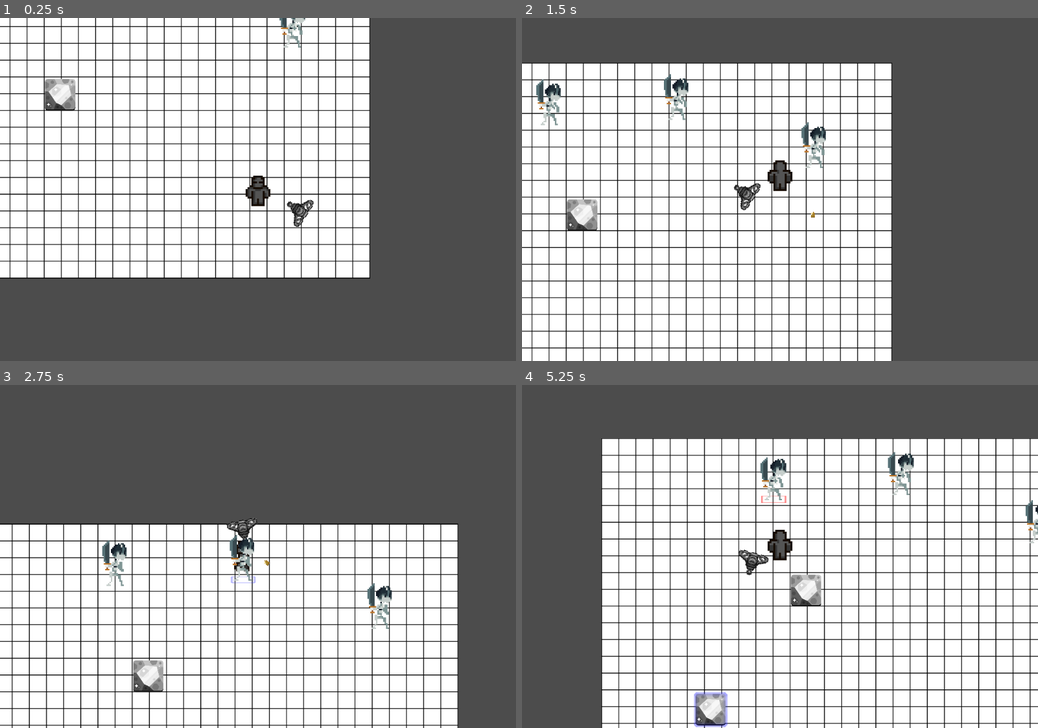
Above: before the commit, frames 1-4 (two rows, left to right).
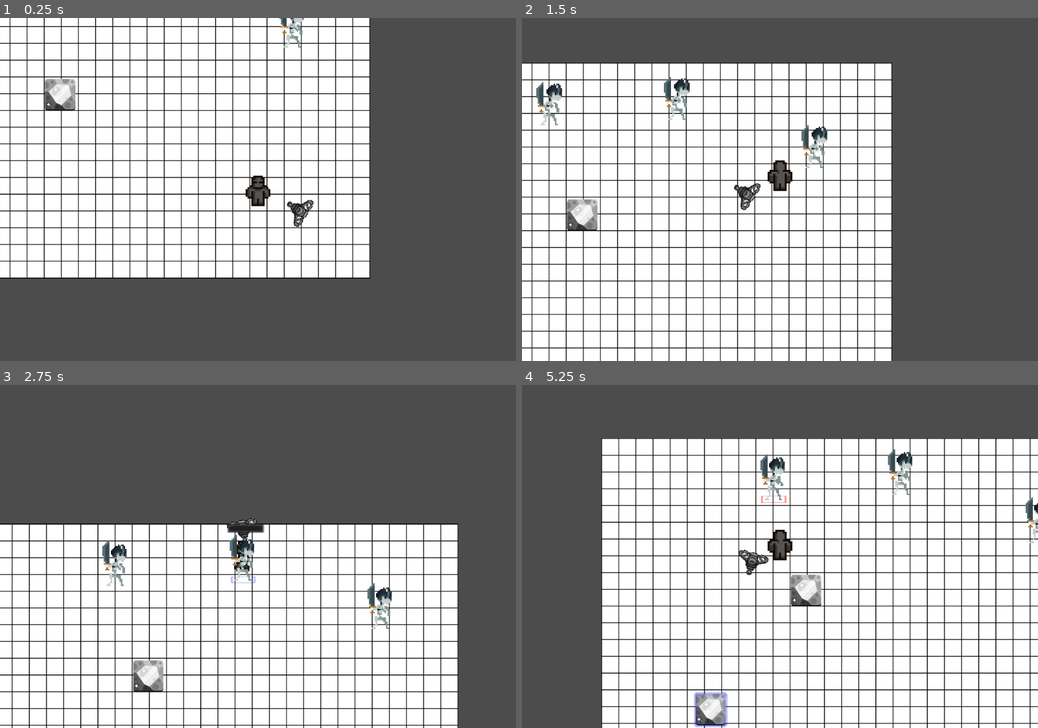
Above: after the commit, the same moments.

Repository: Marin-Clement/Project_Alpha_git
Game: Godot game, scene res://TestMap/TestMain.tscn
The game is run twice, just before and just after one commit, with the same random seed, the same clock (stepped at 60 frames per second) and the same inputs.
Inputs (mouse positions are in pixels of both pictures, inside the frame that each line leads up to):
- Up to frame 1 (0.25 s): no input
- Up to frame 2 (1.5 s): move the mouse to (816, 21) at 0.52 s; press the mouse at (816, 21) at 0.53 s; hold W (up) from 0.53 s (still down); move the mouse to (547, 62) at 1.27 s; release the mouse at (547, 62) at 1.28 s; right-click (547, 62) at 1.35 s; click (547, 62) at 1.42 s
- Up to frame 3 (2.75 s): move the mouse to (154, 532) at 2.02 s; release W (up) at 2.03 s; hold A (left) from 2.03 s (still down); tap Shift (sprint) at 2.1 s; click (154, 532) at 2.17 s
- Up to frame 4 (5.25 s): move the mouse to (671, 676) at 2.77 s; click (671, 676) at 2.85 s; move the mouse to (702, 470) at 3.52 s; release A (left) at 3.53 s; hold S (down) 3.53-4.28 s; hold Right mouse button (right_mouse) 3.53-4.28 s; move the mouse to (707, 714) at 4.27 s; hold D (right) 4.28-5.03 s; tap Shift (sprint) at 4.35 s; click (707, 714) at 4.42 s; move the mouse to (676, 573) at 5.02 s; press the mouse at (676, 573) at 5.03 s; hold W (up) from 5.03 s (still down)

The runs differ from the first frame. In frame 1, less than 0.1% of the frame differs, in the area x 54-60%, y 0-5%; in frame 2, 0.5%; in frame 3, 0.5%, in the area x 21-76%, y 40-71%; in frame 4, 0.5%.

Commit message:
[ADD] enemy health bar

Diff:
--- a/Drone/Bullet.tscn
+++ b/Drone/Bullet.tscn
@@ -12,13 +12,13 @@
 
 [node name="Sprite" type="Sprite" parent="."]
 rotation = 1.5708
-scale = Vector2( 2, 2 )
+scale = Vector2( 1.5, 2 )
 texture = ExtResource( 1 )
 
 [node name="CollisionShape2D" type="CollisionShape2D" parent="."]
 position = Vector2( -2, 0 )
 rotation = 1.5708
-scale = Vector2( 2, 2 )
+scale = Vector2( 1.5, 2 )
 shape = SubResource( 1 )
 
 [connection signal="area_entered" from="." to="." method="_on_Bullet_area_entered"]
--- a/Drone/Script/Bullet.gd
+++ b/Drone/Script/Bullet.gd
@@ -1,6 +1,6 @@
 extends Area2D
 
-var speed = 4
+var speed = 6
 var damage = 10
 
 func _process(delta):
--- a/Drone/Script/Drone.gd
+++ b/Drone/Script/Drone.gd
@@ -12,7 +12,7 @@
 var idle = false
 var harvest = false
 var targetEnemy = false
-var fire_rate = 0.2
+var fire_rate = 0.3
 var can_fire = true
 
 
@@ -82,7 +82,6 @@
 		if position.distance_to(player.position) > 150 or player.velocity != Vector2.ZERO:
 			idle = false
 	_acc()
-	print(GameManager.enemyTarget)
 
 func _move_to_target():
 	velocity = position.direction_to(target) * realspeed
--- a/Enemy_Test/Enemy.tscn
+++ b/Enemy_Test/Enemy.tscn
@@ -135,9 +135,6 @@
 [node name="Enemy" type="Area2D" groups=["enemy"]]
 scale = Vector2( 3, 3 )
 script = ExtResource( 2 )
-__meta__ = {
-"_edit_group_": true
-}
 
 [node name="OverSprite" type="Sprite" parent="."]
 position = Vector2( -4.66667, 18.3333 )
@@ -147,7 +144,6 @@
 [node name="AnimatedSprite" type="AnimatedSprite" parent="."]
 frames = SubResource( 10 )
 animation = "Idle"
-frame = 6
 playing = true
 
 [node name="Hitbox" type="CollisionShape2D" parent="."]
@@ -159,6 +155,19 @@
 [node name="Detect_Zone" type="CollisionShape2D" parent="Detect_zone"]
 shape = SubResource( 29 )
 
+[node name="Control" type="Control" parent="."]
+margin_right = 40.0
+margin_bottom = 40.0
+
+[node name="HealtBar" type="ProgressBar" parent="Control"]
+margin_left = -16.3333
+margin_top = -21.0
+margin_right = 31.6667
+margin_bottom = -7.0
+rect_scale = Vector2( 0.544285, 0.485305 )
+value = 100.0
+percent_visible = false
+
 [connection signal="input_event" from="." to="." method="_on_Enemy_input_event"]
 [connection signal="mouse_entered" from="." to="." method="_on_Enemy_mouse_entered"]
 [connection signal="mouse_exited" from="." to="." method="_on_Enemy_mouse_exited"]
--- a/Enemy_Test/Scripts/Enemy.gd
+++ b/Enemy_Test/Scripts/Enemy.gd
@@ -10,8 +10,7 @@
 
 func _ready():
 	$OverSprite.visible = false
-
-
+	$Control/HealtBar.visible = false
 
 func _on_Enemy_input_event(viewport, event, shape_idx):
 	if event is InputEventMouseButton:
@@ -30,15 +29,19 @@
 func _been_targeted():
 	$OverSprite.visible = true
 	$OverSprite.set_texture(working)
+	$Control/HealtBar.visible = true
 
 func _cancel_targeted():
 	$OverSprite.visible = false
+	$Control/HealtBar.visible = false
 
 func _take_Damage(damage):
 	health -= damage
 
 func _physics_process(delta):
+	$Control/HealtBar.value = health
 	if health <= 0:
+		$Control/HealtBar.visible = false
 		$AnimatedSprite.animation = "Death"
 		$OverSprite.visible = false
 		GameManager.enemyTarget = false
--- a/TestMap/Object.gd
+++ b/TestMap/Object.gd
@@ -11,6 +11,7 @@
 
 func _ready():
 	$OverSprite.visible = false
+
 
 func _on_Object_input_event(_viewport, event, _shape_idx):
 	if event is InputEventMouseButton:
